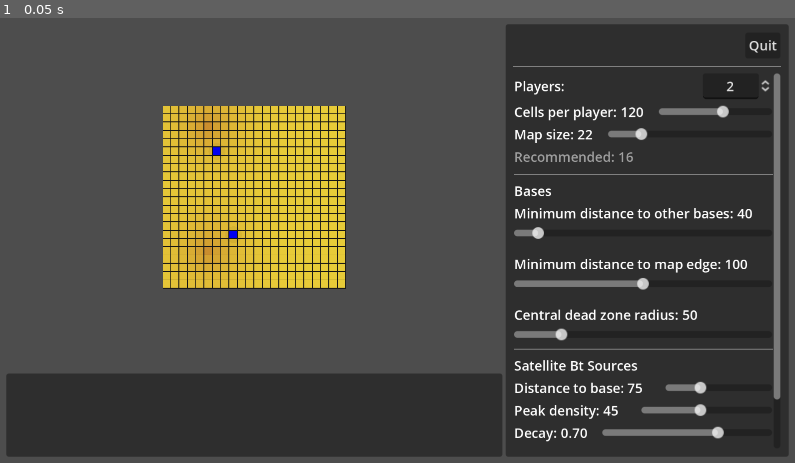
Above: before the commit, frame 1.
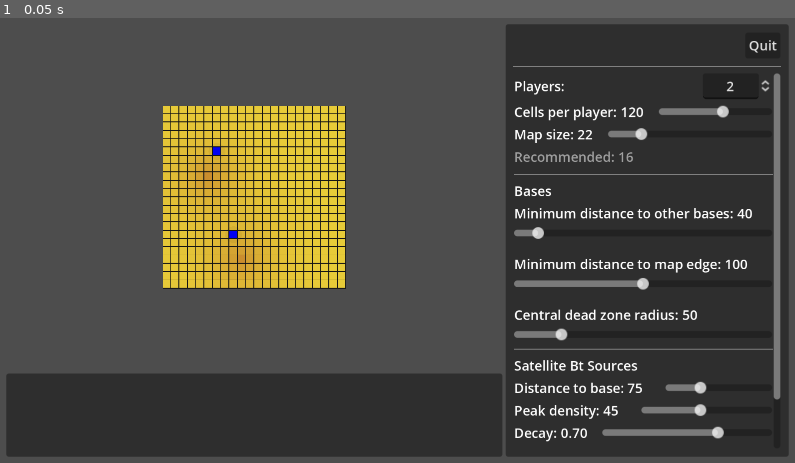
Above: after the commit, the same moment.

Repository: wadcom/kisarra-mapgen
Game: Godot game, scene res://main.tscn
The game is run twice, just before and just after one commit, with the same random seed, the same clock (stepped at 60 frames per second) and the same inputs.
Inputs:
- Up to frame 1 (0.05 s): no input

The runs differ from the first frame. In frame 1, 0.5% of the frame differs, in the area x 23-32%, y 19-57%.

Commit message:
Maintain Bt sources list, not just positions

Diff:
--- a/map_area.gd
+++ b/map_area.gd
@@ -14,26 +14,24 @@
 	%DiagnosticsText.clear()
 
 	var base_positions = _pick_base_positions(params)
-	var satellite_bt_positions = _pick_satellite_bt_positions(params, base_positions)
+	var satellite_bt_sources = _pick_satellite_bt_sources(params, base_positions)
 
-	var bt_density = _calculate_bt_density(params, satellite_bt_positions)
+	var bt_density = _calculate_bt_density(params, satellite_bt_sources)
 
 	_setup_bases(params, base_positions)
 	_setup_ground_cells(params, bt_density)
 
 
-func _calculate_bt_density(params, bt_positions):
-	var decay_factor = params.betirium.satellite_sources.decay
-
+func _calculate_bt_density(params, bt_sources):
 	var total_bt = []
 	for x in params.map_size:
 		for y in params.map_size:
 			var p = Vector2(x, y)
 
 			var t = 0.0
-			for bt_p in bt_positions:
-				var d = bt_p.distance_to(p)
-				t += params.betirium.satellite_sources.peak_density * pow(decay_factor, d)
+			for s in bt_sources:
+				var d = s.position.distance_to(p)
+				t += s.peak_density * pow(s.decay_factor, d)
 
 			total_bt.append(int(t))
 
@@ -77,10 +75,12 @@
 		$Constraints.add_child(exclusion_area)
 
 
-func _pick_satellite_bt_positions(params, base_positions):
+func _pick_satellite_bt_sources(params, base_positions):
 	var satellite_bt_radius = \
 		params.betirium.satellite_sources.distance_to_base / _globals.CELL_SIDE_KMS
-	var bt_positions = []
+
+	var bt_sources = []
+
 	for base_pos in base_positions:
 		var available_cxys = {}
 		for a in 360:
@@ -106,9 +106,15 @@
 		var cxys = available_cxys.keys()
 		cxys.shuffle()
 
-		bt_positions.append(Vector2(int(cxys[0] / 1000.0), int(cxys[0]) % 1000))
+		bt_sources.append(
+			{
+				decay_factor = params.betirium.satellite_sources.decay,
+				position = Vector2(int(cxys[0] / 1000.0), int(cxys[0]) % 1000),
+				peak_density = params.betirium.satellite_sources.peak_density,
+			},
+		)
 
-	return bt_positions
+	return bt_sources
 
 
 func _pick_base_positions(params):
